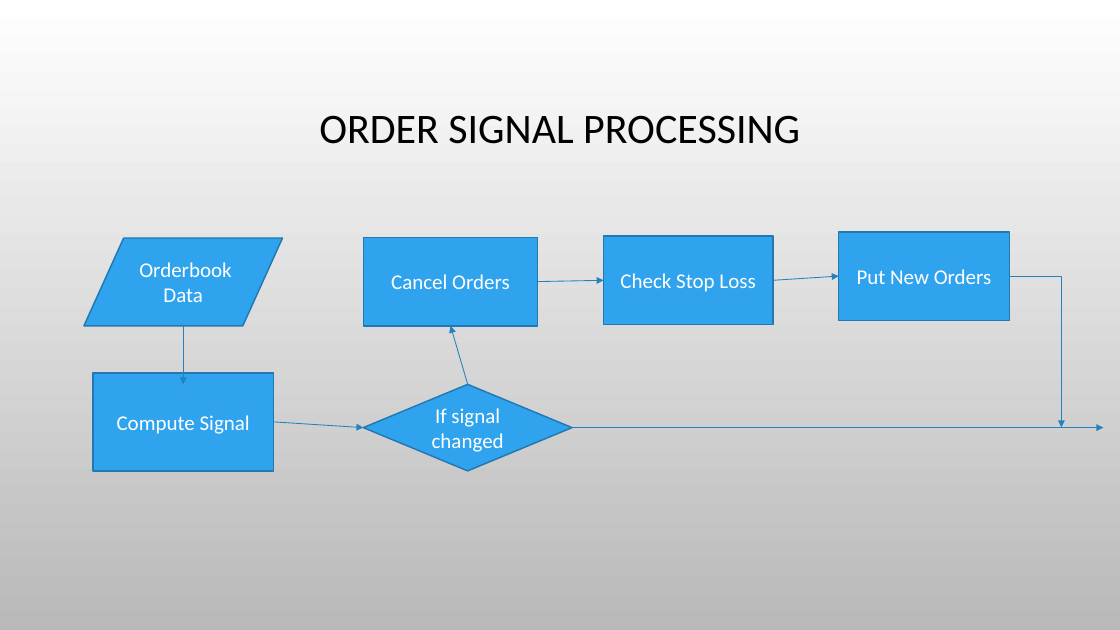
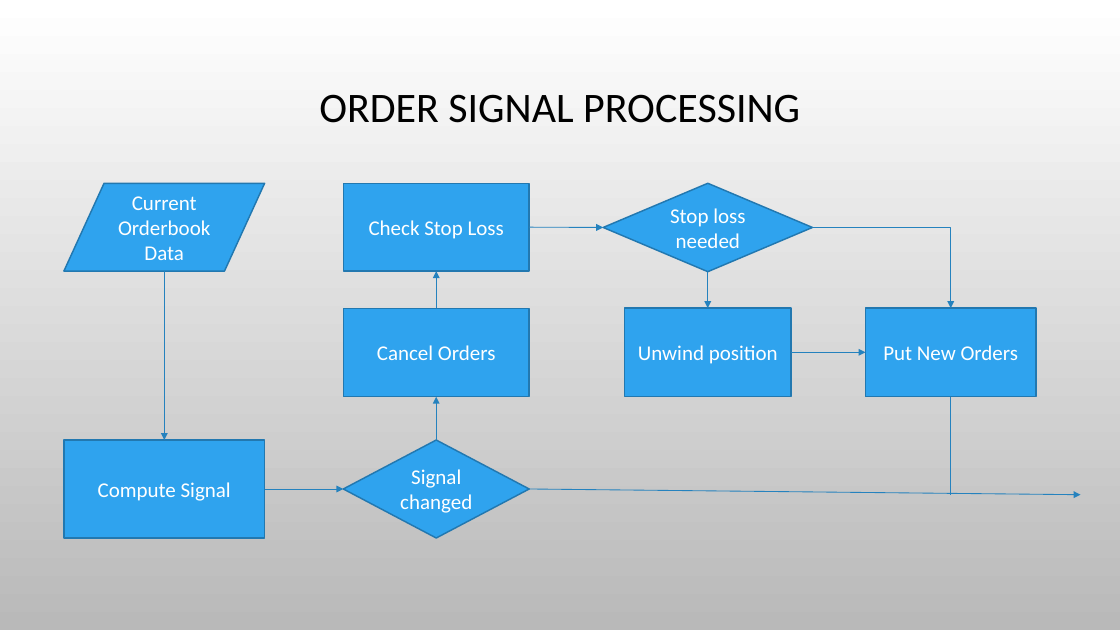
Before and after one commit to kkanagal/MSE448Project, a slide deck: slide 5 of Market making.pptx. Drawn at 1120x630 pixels with LibreOffice and Linux fonts; fonts in the diff are those of the drawing; background and template pictures are left out. Boxes give left, top, right and bottom in pixels: in the first picture for what was removed or moved away, otherwise in the second. Text is boxed around its words. In the diff, an @@ line names an element or a change of style, - is before the commit and + after.

Commit message:
Global and signal generating flowcharts

```diff
--- a/Market making.pptx
+++ b/Market making.pptx
@@ title "ORDER SIGNAL PROCESSING": place and size @@
-title "ORDER SIGNAL PROCESSING" at <box>319,115,800,144</box>
+title "ORDER SIGNAL PROCESSING" at <box>319,94,800,123</box>
@@ flow chart input output "Current Orderbook Data": place and size @@
-flow chart input output "Current Orderbook Data" at <box>84,238,282,326</box>
+flow chart input output "Current Orderbook Data" at <box>64,183,265,271</box>
@@ text in flow chart input output at <box>118,196,210,260</box>: text changed @@
-Orderbook Data
+Current Orderbook Data
@@ rectangle "Check Stop Loss": place and size @@
-rectangle "Check Stop Loss" at <box>604,236,774,324</box>
+rectangle "Check Stop Loss" at <box>344,183,529,271</box>
@@ diamond added at <box>603,183,812,271</box>, fill #2FA3EE, outline #2379B0 1.25 pt, 18 pt, text #FFFFFF @@
+Stop loss needed
@@ arrow added from (529, 227) to (603, 228), #2683BF 0.75 pt @@
@@ elbow arrow added from (812, 228) to (951, 308), #2683BF 0.75 pt @@
@@ arrow moved from (183, 326) - (183, 385) to (165, 271) - (165, 440) @@
@@ arrow moved from (538, 281) - (604, 281) to (436, 308) - (436, 271) @@
@@ arrow added from (708, 271) to (708, 308), #2683BF 0.75 pt @@
@@ elbow arrow removed from (1010, 276) to (1062, 428) @@
@@ rectangle "Cancel Orders": place and size @@
-rectangle "Cancel Orders" at <box>364,238,539,326</box>
+rectangle "Cancel Orders" at <box>344,308,529,397</box>
@@ rectangle added at <box>625,308,791,397</box>, fill #2FA3EE, outline #2379B0 1.25 pt, 18 pt, text #FFFFFF @@
+Unwind position
@@ rectangle "Put New Orders": place and size @@
-rectangle "Put New Orders" at <box>839,232,1009,320</box>
+rectangle "Put New Orders" at <box>865,308,1036,397</box>
@@ arrow moved from (773, 281) - (839, 276) to (791, 352) - (865, 352) @@
@@ arrow moved from (468, 385) - (450, 326) to (436, 440) - (436, 397) @@
@@ line added from (951, 397) to (951, 495), #2683BF 0.75 pt @@
@@ rectangle "Compute Signal": place and size @@
-rectangle "Compute Signal" at <box>93,373,274,471</box>
+rectangle "Compute Signal" at <box>64,440,265,539</box>
@@ diamond "Signal changed": place and size @@
-diamond "Signal changed" at <box>364,385,572,471</box>
+diamond "Signal changed" at <box>344,440,529,539</box>
@@ text in diamond at <box>400,469,472,513</box>: text changed @@
-If signal changed
+Signal changed
@@ arrow moved from (274, 422) - (364, 428) to (265, 489) - (344, 489) @@
@@ arrow moved from (572, 428) - (1104, 428) to (529, 489) - (1081, 495) @@
```
Also in this commit, not shown: 1 other slide changed, 1 slide added, 1 slide removed.
